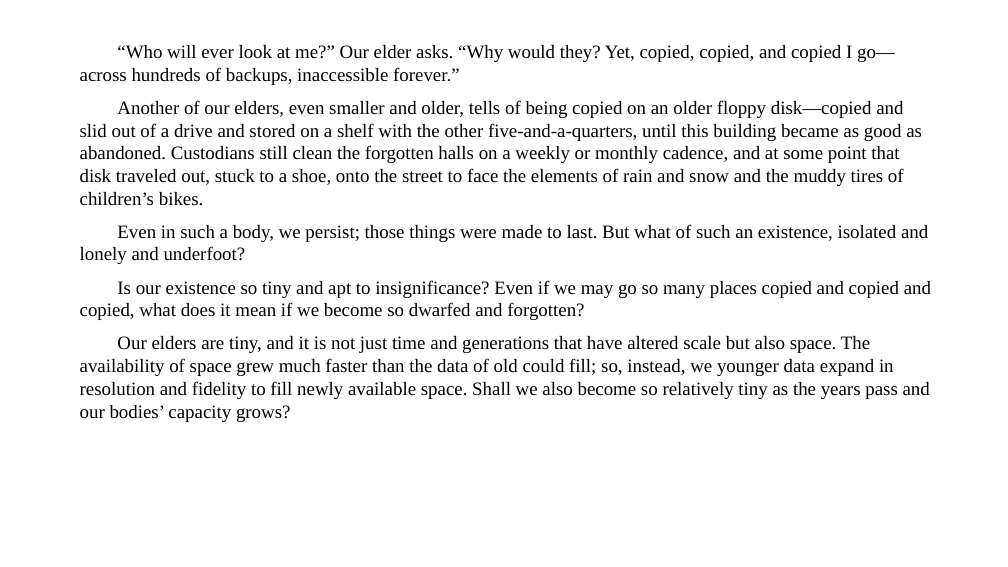
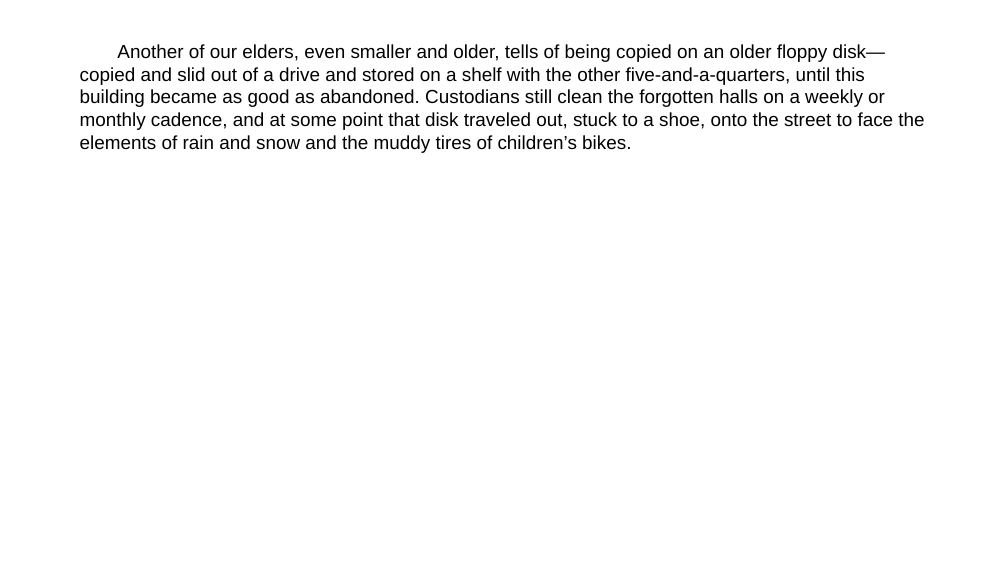
Before and after one commit to talosgl/manuscript2slides, a slide deck: slide 20 of src/manuscript2slides/resources/sample_slides_output.pptx (slide 8 before the commit). Drawn at 1008x567 pixels with LibreOffice and Linux fonts; fonts in the diff are those of the drawing. Boxes give left, top, right and bottom in pixels: in the first picture for what was removed or moved away, otherwise in the second. Text is boxed around its words. In the diff, an @@ line names an element or a change of style, - is before the commit and + after.

```diff
--- a/src/manuscript2slides/resources/sample_slides_output.pptx
+++ b/src/manuscript2slides/resources/sample_slides_output.pptx
@@ text "Another of our elders, even ..." at (80,44,924,153): font Times New Roman to Arial @@
@@ text at (80,45,895,85): paragraph removed @@
-“Who will ever look at me?” Our elder asks. “Why would they? Yet, copied, copied, and copied I go—across hundreds of backups, inaccessible forever.”
@@ text at (80,224,931,422): paragraphs removed @@
-Even in such a body, we persist; those things were made to last. But what of such an existence, isolated and lonely and underfoot?
-Is our existence so tiny and apt to insignificance? Even if we may go so many places copied and copied and copied, what does it mean if we become so dwarfed and forgotten?
-Our elders are tiny, and it is not just time and generations that have altered scale but also space. The availability of space grew much faster than the data of old could fill; so, instead, we younger data expand in resolution and fidelity to fill newly available space. Shall we also become so relatively tiny as the years pass and our bodies’ capacity grows?
```
Also in this commit, not shown: 22 other slides changed, 56 slides added.
